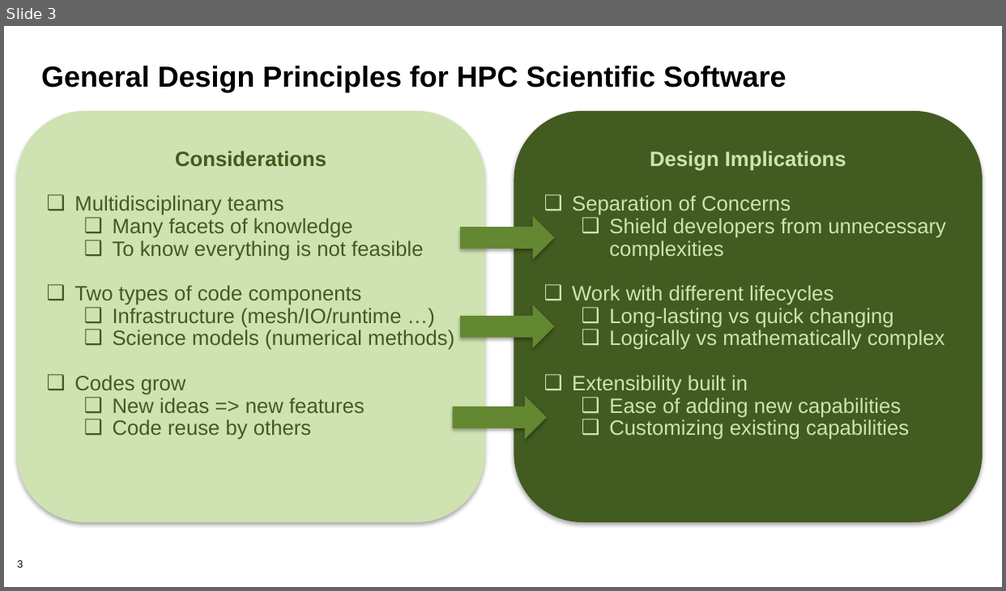
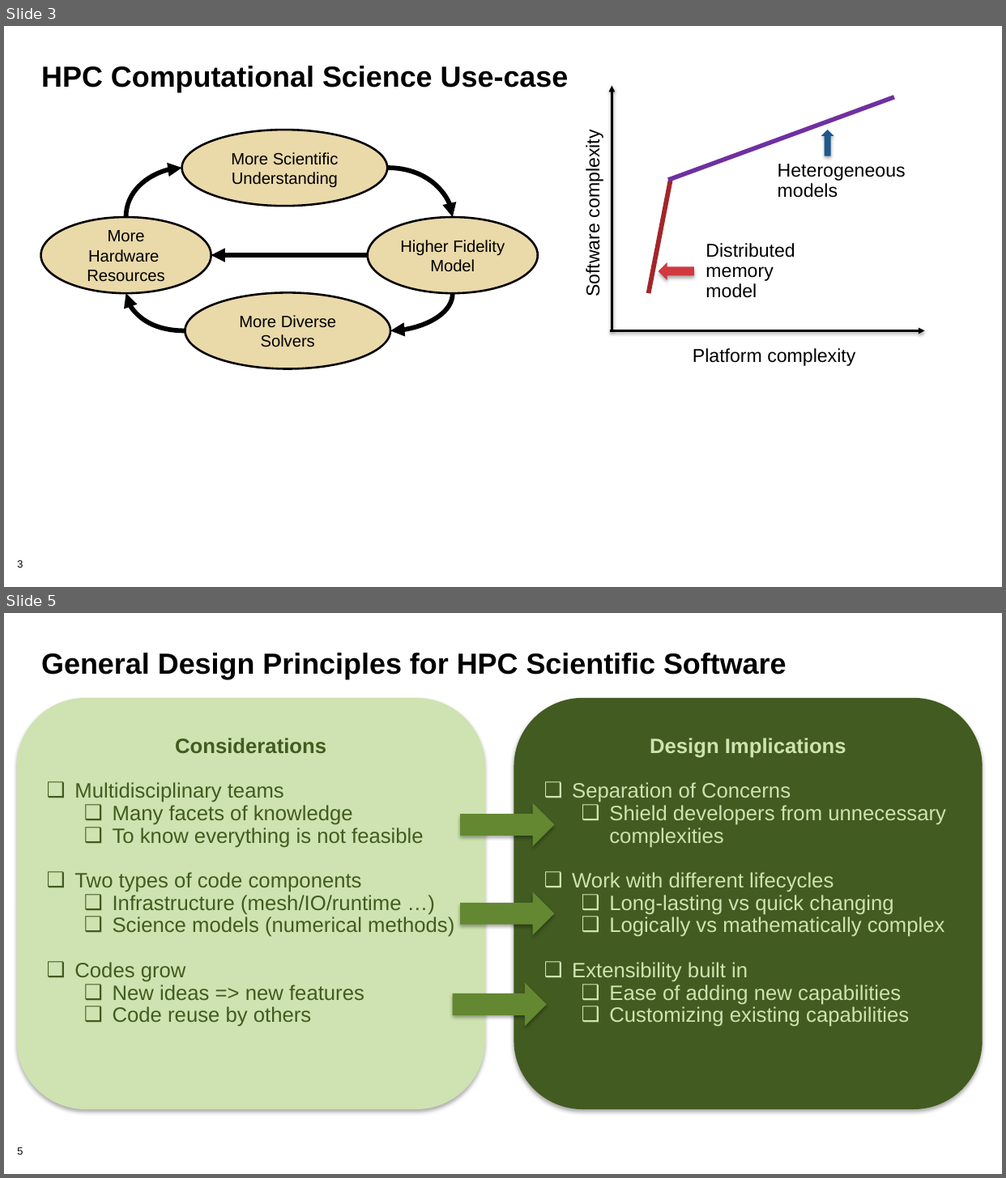
Before and after one commit to bssw-tutorial/presentations, a slide deck: design-a.pptx. Shown one above the other, each under a label of ours: slide 3 before the commit, slides 3 and 5 after it; the slides between them are not shown. The pictures are 1006x591 and 1006x1178 pixels, drawn with LibreOffice and Linux fonts; fonts in the diff are those of the drawing; background and template pictures are left out. Boxes give left, top, right and bottom in pixels: in the first picture for what was removed or moved away, otherwise in the second. Text is boxed around its words. In the diff, an @@ line names an element or a change of style, - is before the commit and + after.

```diff
--- a/design-a.pptx
+++ b/design-a.pptx
@@ slide 3 added at (4, 26, 1002, 587), background #FFFFFF; not listed: 1 template element that a slide beside it also shows @@
@@ text added at (41, 66, 569, 92), 28 pt, text #000000, bold @@
+HPC Computational Science Use-case
@@ group added at (582, 86, 925, 366): 4 texts, 2 arrows, 2 lines, 1 left arrow, 1 up arrow @@
+Platform complexity
+Software complexity
+Distributed
+memory
+model
+Heterogeneous
+models
@@ group added at (40, 130, 538, 369): 4 ellipses, 4 curved arrows, 1 arrow @@
+More Scientific Understanding
+Higher Fidelity
+Model
+More Diverse
+Solvers
+More Hardware
+Resources
@@ what was slide 3 is now slide 5 @@
@@ page number at (17, 1148, 23, 1155): text changed @@
-3
+5
```
Also in this commit, not shown: 1 slide changed, 7 other slides added, 6 slides removed.
